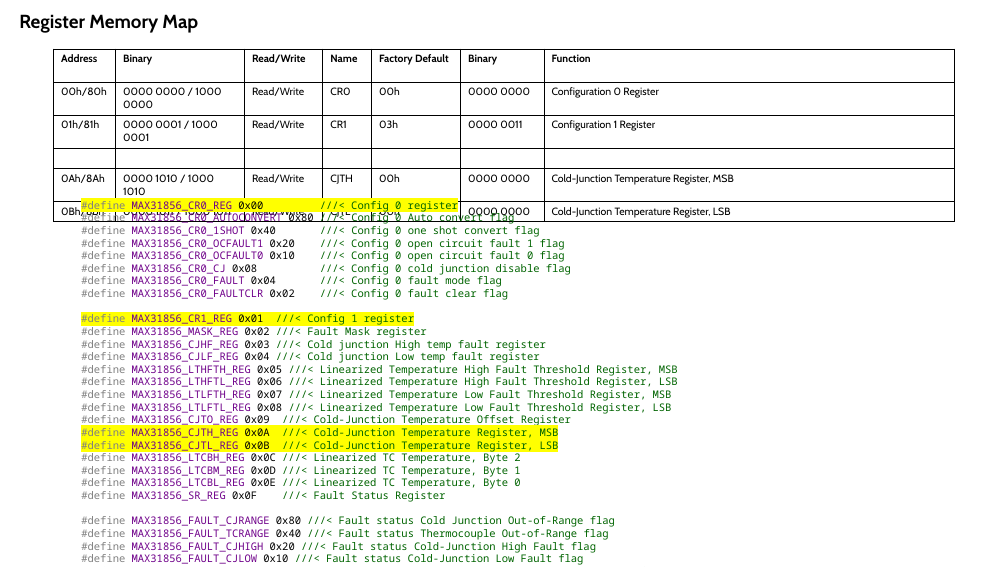
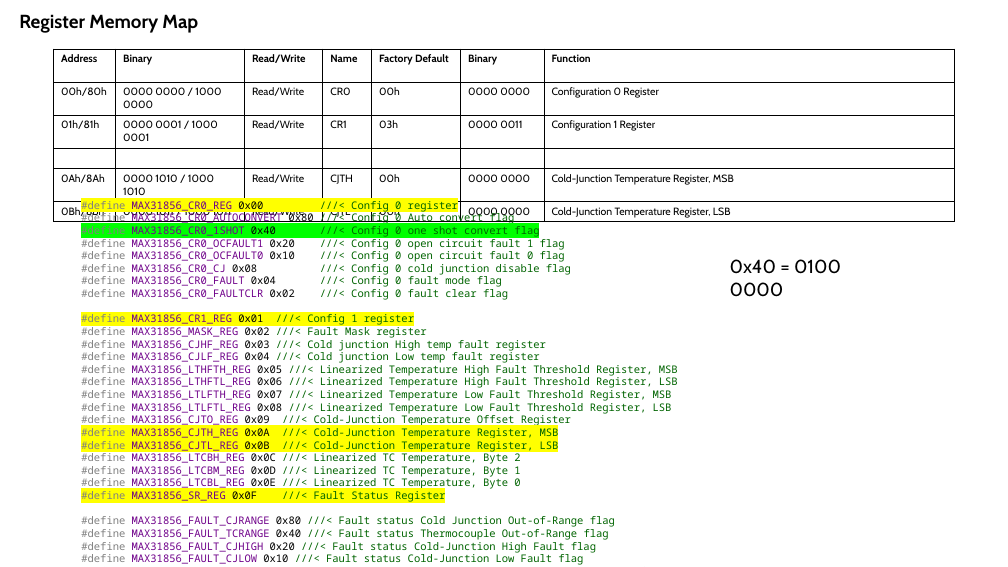
Before and after one commit to clum/LumArduinoSDK, a slide deck: slide 2 of TechnicalDataPackage/Components/MAX31856/MAX31856Notes.pptx. Drawn at 1008x567 pixels with LibreOffice and Linux fonts; fonts in the diff are those of the drawing. Boxes give left, top, right and bottom in pixels: in the first picture for what was removed or moved away, otherwise in the second. Text is boxed around its words. In the diff, an @@ line names an element or a change of style, - is before the commit and + after.

```diff
--- a/TechnicalDataPackage/Components/MAX31856/MAX31856Notes.pptx
+++ b/TechnicalDataPackage/Components/MAX31856/MAX31856Notes.pptx
@@ text at [81,226,539,502]: highlight none to #00FF00 in "#define MAX31856_CR0_1SHOT 0x40 ///< Config 0 one ..."; highlight none to #FFFF00 in "#define MAX31856_SR_REG 0x0F ///< Fault Status Register" @@
@@ text added at [730,259,841,297], 18 pt, text #000000 @@
+0x40 = 0100 0000
```
Also in this commit, not shown: 1 other slide changed, 1 slide added, 7 other files.
